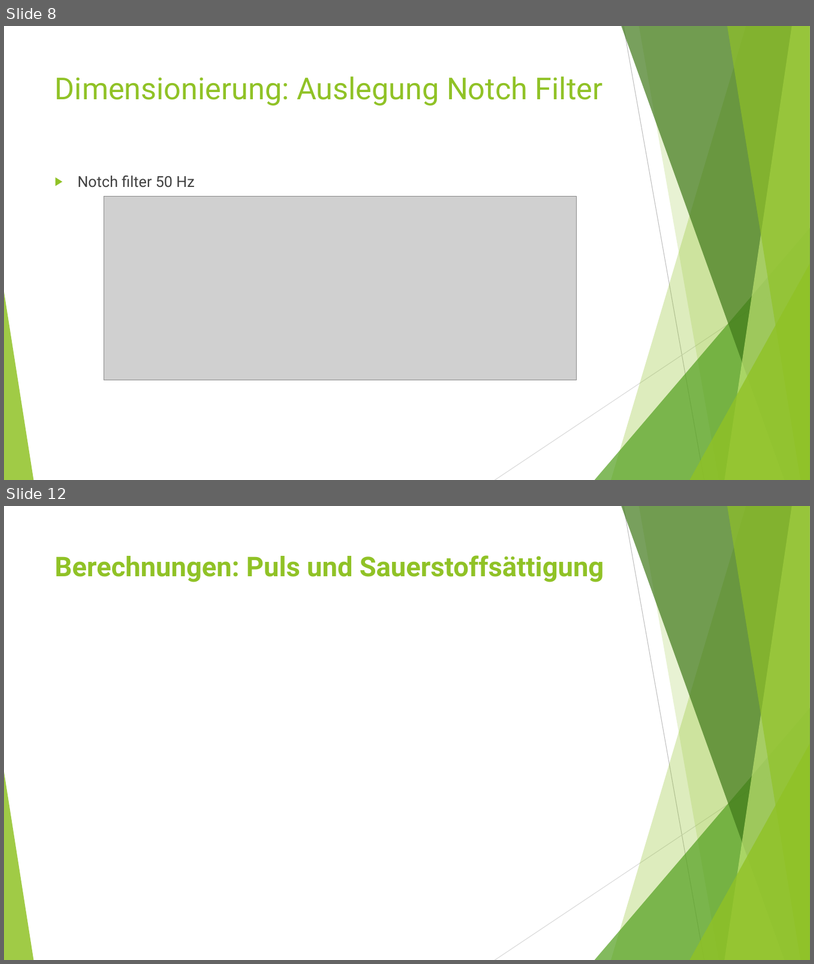
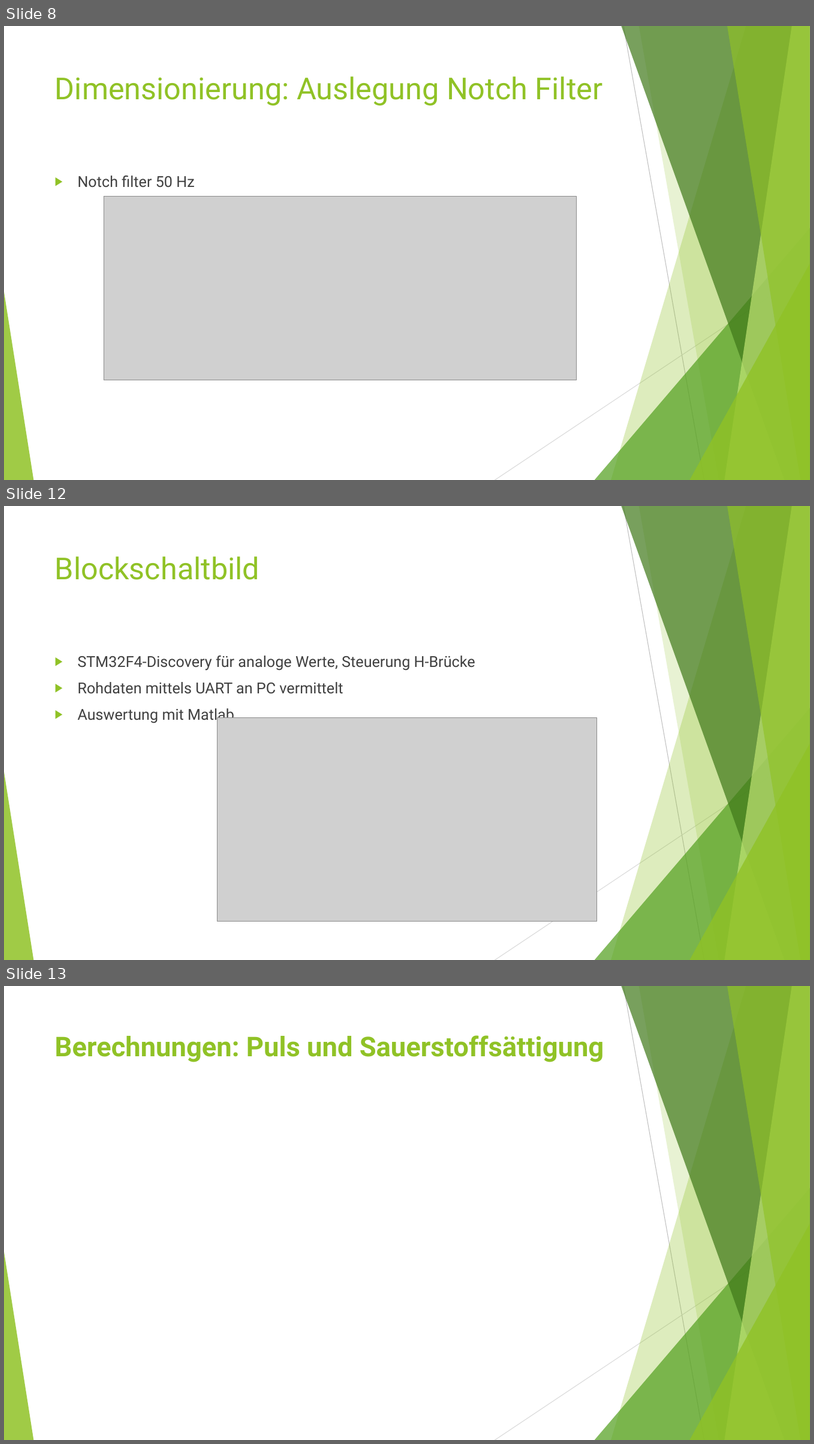
Before and after one commit to gheimsch/Pulse_oximetry, a slide deck: Bericht/Oxymeter.pptx. Shown one above the other, each under a label of ours: slides 8 and 12 before the commit, slides 8, 12 and 13 after it; the slides between them are not shown. The pictures are 814x964 and 814x1444 pixels, drawn with LibreOffice and Linux fonts; fonts in the diff are those of the drawing; grey boxes stand for pictures. Boxes give left, top, right and bottom in pixels: in the first picture for what was removed or moved away, otherwise in the second. Text is boxed around its words. In the diff, an @@ line names an element or a change of style, - is before the commit and + after.

```diff
--- a/Bericht/Oxymeter.pptx
+++ b/Bericht/Oxymeter.pptx
@@ slide 12 added at [4, 506, 810, 960], background #FFFFFF; not listed: 10 template elements that a slide beside it also shows @@
@@ title added at [55, 556, 260, 580], 36 pt, text #90C226 @@
+Blockschaltbild
@@ text added at [78, 655, 476, 724], 18 pt, text #404040 @@
+▶ STM32F4-Discovery für analoge Werte, Steuerung H-Brücke
+▶ Rohdaten mittels UART an PC vermittelt
+▶ Auswertung mit Matlab
@@ picture added at [217, 718, 597, 921] @@
@@ what was slide 12 is now slide 13 @@
```
Also in this commit, not shown: 6 slides changed, 1 other slide added, 1 slide removed, 1 other file.
